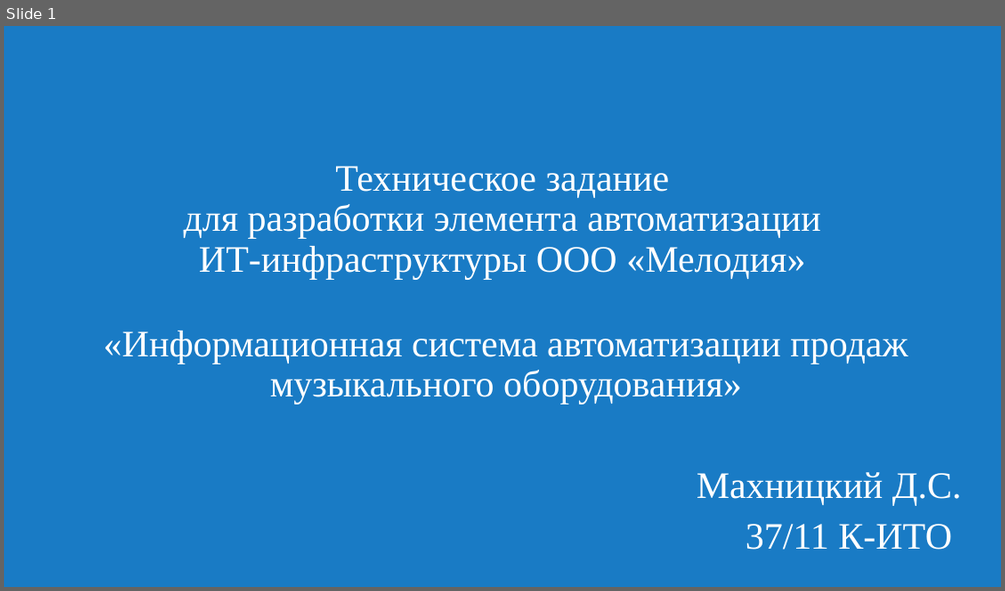
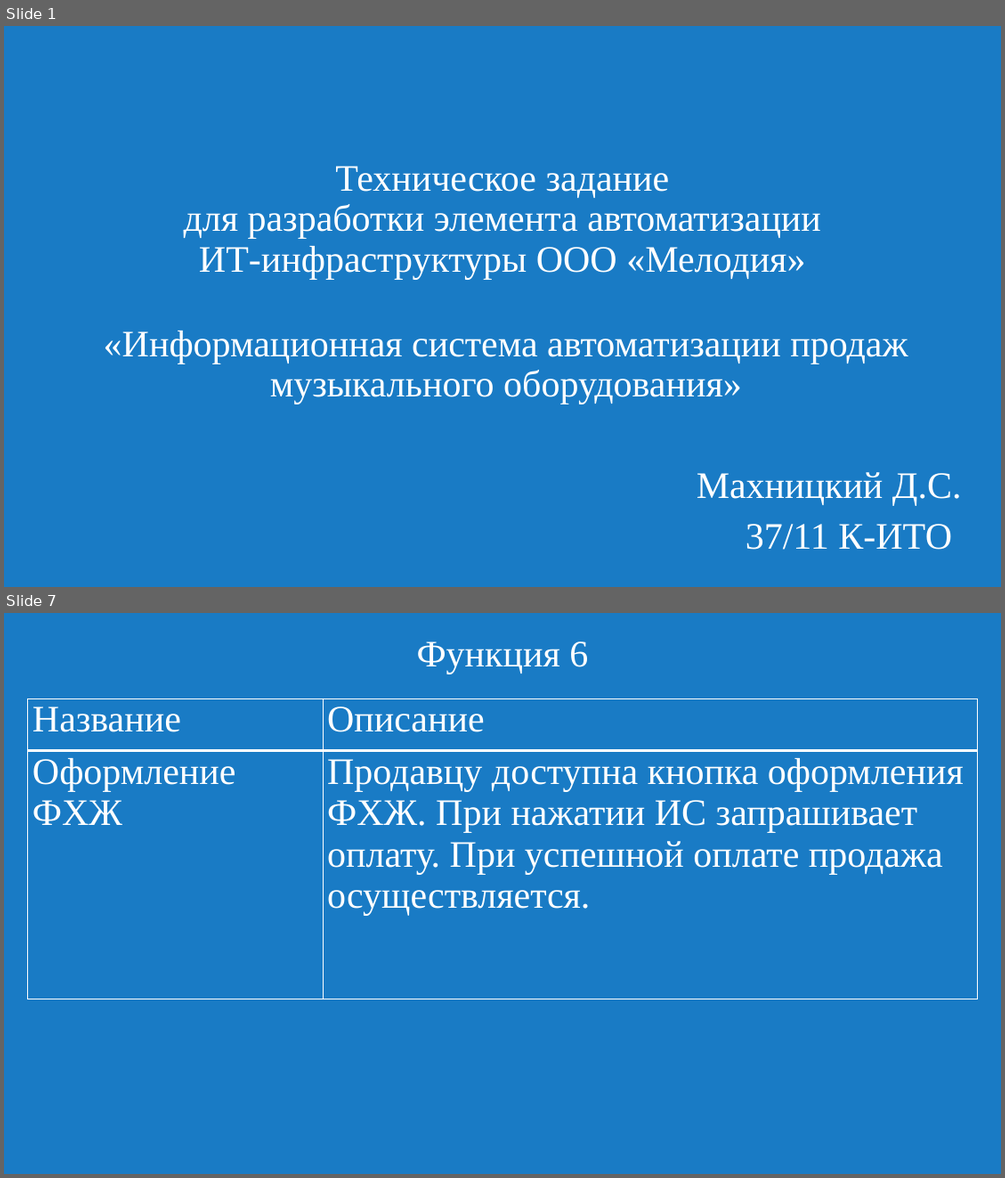
Before and after one commit to Slowpool/diploma-musical-shop-, a slide deck: OuterData/presentation.pptx. Shown one above the other, each under a label of ours: slide 1 before the commit, slides 1 and 7 after it; the slides between them are not shown. The pictures are 1005x591 and 1005x1178 pixels, drawn with LibreOffice and Linux fonts; fonts in the diff are those of the drawing. Boxes give left, top, right and bottom in pixels: in the first picture for what was removed or moved away, otherwise in the second. Text is boxed around its words. In the diff, an @@ line names an element or a change of style, - is before the commit and + after.

```diff
--- a/OuterData/presentation.pptx
+++ b/OuterData/presentation.pptx
@@ slide 7 added at [4,613,1001,1174], background #197BC5 @@
@@ title added at [417,641,588,674], 36 pt, text #FFFFFF @@
+Функция 6
@@ table added at [28,699,977,999], 2 rows, 2 columns @@
+Название | Описание
+Оформление ФХЖ | Продавцу доступна кнопка оформления ФХЖ. При нажатии ИС запрашивает оплату. При успешной оплате продажа осуществляется.
```
Also in this commit, not shown: 1 slide changed, 12 other slides added, 11 slides removed, 1 other file.
